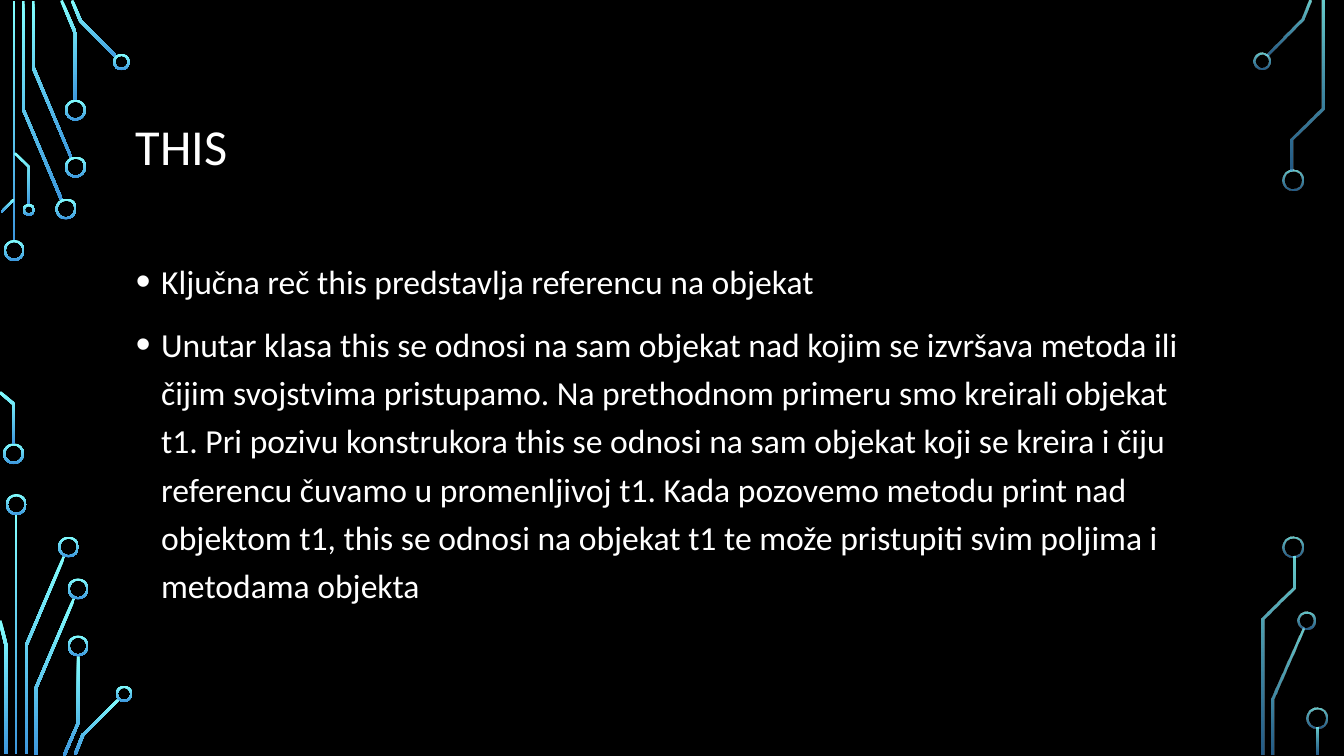
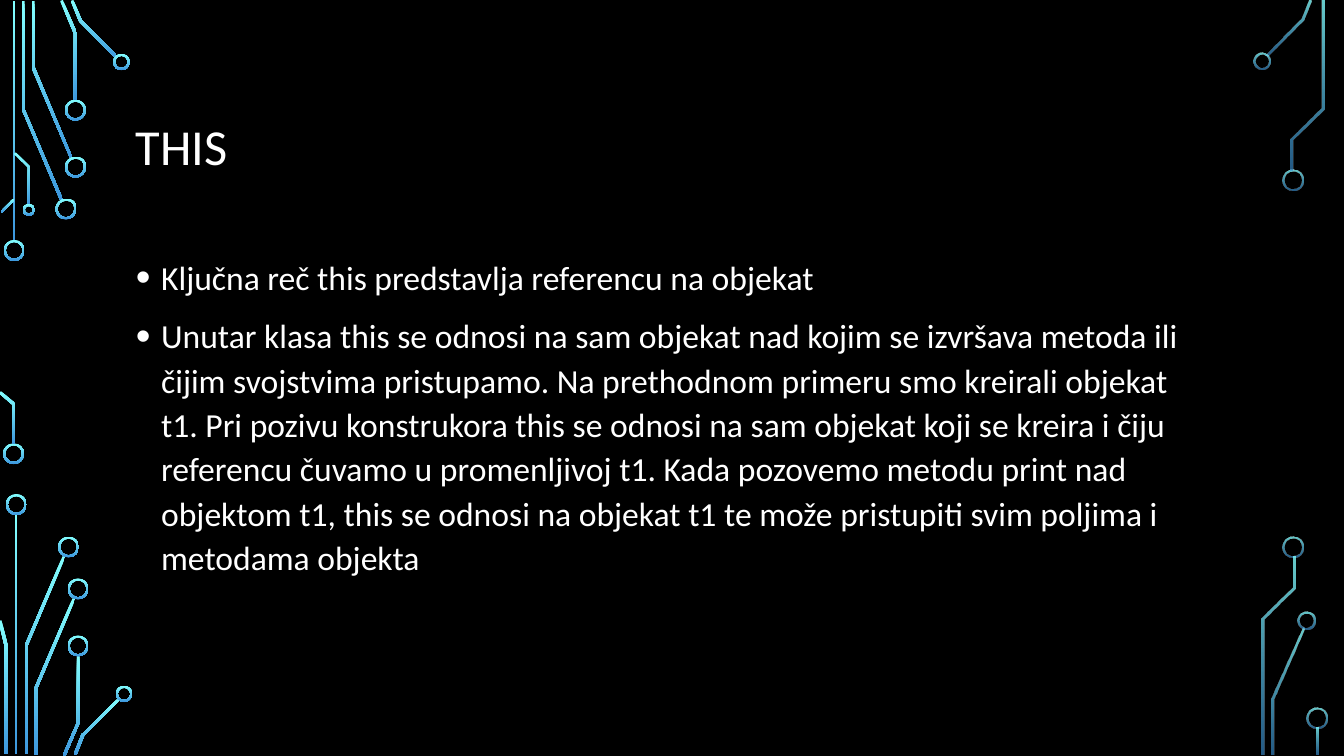
Before and after one commit to MihajloMilojevic/Sekcija, a slide deck: slide 7 of JavaScript/Napredno/prezentacije/18. Objektno orijentisano programiranje u javascriptu.pptx. Drawn at 1344x756 pixels with LibreOffice and Linux fonts; fonts in the diff are those of the drawing; background and template pictures are left out. Boxes give left, top, right and bottom in pixels: in the first picture for what was removed or moved away, otherwise in the second. Text is boxed around its words. In the diff, an @@ line names an element or a change of style, - is before the commit and + after.

```diff
--- a/JavaScript/Napredno/prezentacije/18. Objektno orijentisano programiranje u javascriptu.pptx
+++ b/JavaScript/Napredno/prezentacije/18. Objektno orijentisano programiranje u javascriptu.pptx
@@ text "Ključna reč this predstavlja referencu ..." at (x1=161, y1=266, x2=1177, y2=576): line spacing 1.2 to 1.1 @@
```
Also in this commit, not shown: 2 other slides changed, 7 slides added, 4 other files.
